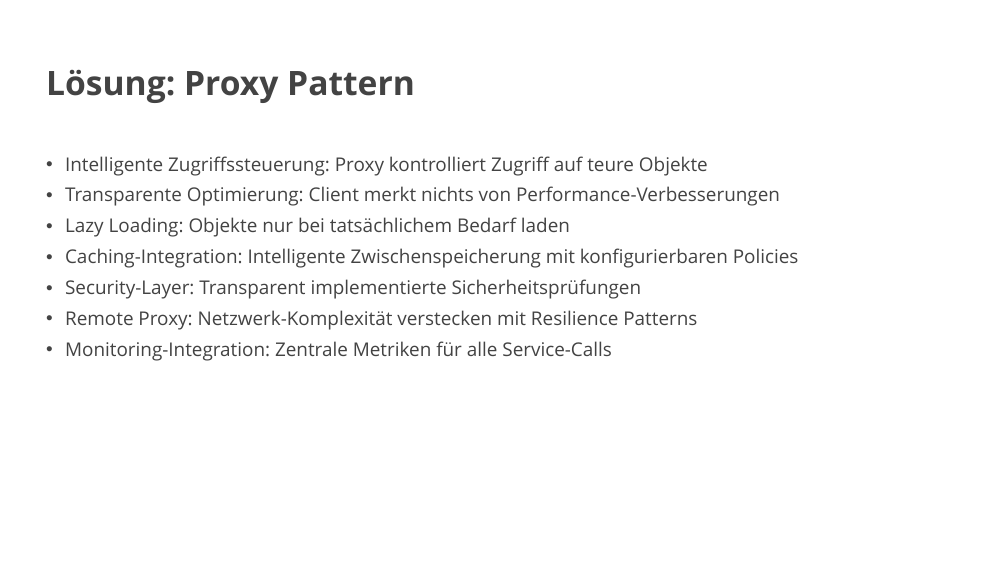
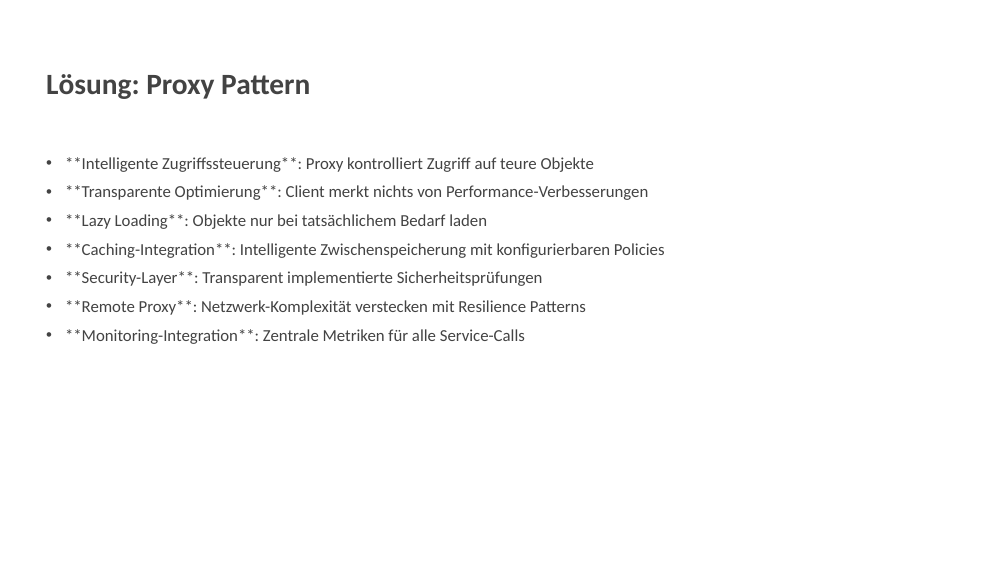
Before and after one commit to vanillacore-net/september-2025-telekom-training, a slide deck: slide 16 of presentations/powerpoint/block2-presentation.pptx. Drawn at 1008x567 pixels with LibreOffice and Linux fonts; fonts in the diff are those of the drawing; background and template pictures are left out. Boxes give left, top, right and bottom in pixels: in the first picture for what was removed or moved away, otherwise in the second. Text is boxed around its words. In the diff, an @@ line names an element or a change of style, - is before the commit and + after.

```diff
--- a/presentations/powerpoint/block2-presentation.pptx
+++ b/presentations/powerpoint/block2-presentation.pptx
@@ title "Lösung: Proxy Pattern" at (46, 74, 310, 99): size 32 to 28 pt, font Open Sans to Calibri @@
@@ text at (65, 157, 665, 344): text changed; size 18 to 16 pt; font Open Sans to Calibri @@
-• Intelligente Zugriffssteuerung: Proxy kontrolliert Zugriff auf teure Objekte
-• Transparente Optimierung: Client merkt nichts von Performance-Verbesserungen
-• Lazy Loading: Objekte nur bei tatsächlichem Bedarf laden
-• Caching-Integration: Intelligente Zwischenspeicherung mit konfigurierbaren Policies
-• Security-Layer: Transparent implementierte Sicherheitsprüfungen
-• Remote Proxy: Netzwerk-Komplexität verstecken mit Resilience Patterns
-• Monitoring-Integration: Zentrale Metriken für alle Service-Calls
+• **Intelligente Zugriffssteuerung**: Proxy kontrolliert Zugriff auf teure Objekte
+• **Transparente Optimierung**: Client merkt nichts von Performance-Verbesserungen
+• **Lazy Loading**: Objekte nur bei tatsächlichem Bedarf laden
+• **Caching-Integration**: Intelligente Zwischenspeicherung mit konfigurierbaren Policies
+• **Security-Layer**: Transparent implementierte Sicherheitsprüfungen
+• **Remote Proxy**: Netzwerk-Komplexität verstecken mit Resilience Patterns
+• **Monitoring-Integration**: Zentrale Metriken für alle Service-Calls
```
Also in this commit, not shown: 12 other slides changed, 11 slides added, 11 slides removed.
